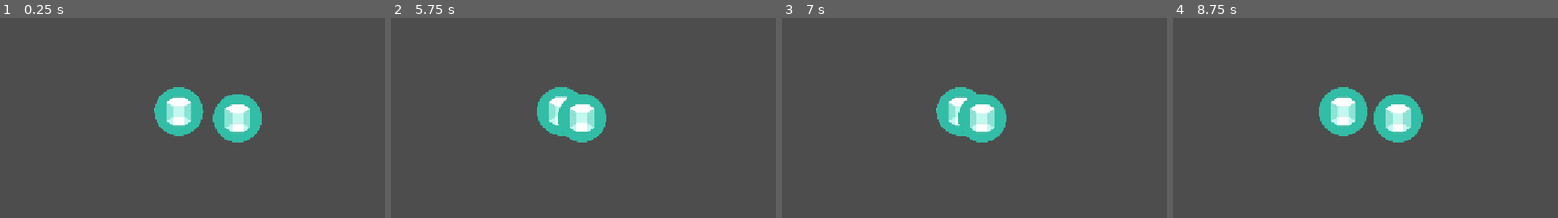
Above: before the commit, frames 1-4 (left to right).
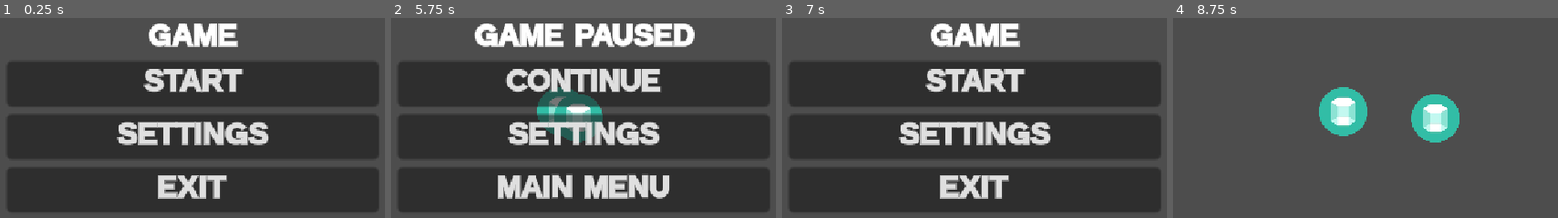
Above: after the commit, the same moments.

Repository: Oncomito/BBArsenal
Game: Godot game, scene res://scenes/ui/main_menu.tscn
Same seed, same stepped clock (60 frames per second), same inputs: the game is played once before the commit and once after it. Before the commit the project starts from res://scenes/levels/test.tscn.
Inputs (mouse positions are in pixels of both pictures, inside the frame that each line leads up to):
- Up to frame 1 (0.25 s): no input
- Up to frame 2 (5.75 s): click (583, 136) at 0.5 s, where only the run after the commit has a clickable "Settings"; click (583, 84) at 1.25 s, where only the run after the commit has a clickable "Start"; tap Enter at 2 s; hold D (right) 2.03-2.78 s; hold S (down) 2.78-3.53 s; hold D (right) 3.53-4.28 s; hold W (up) 4.28-5.03 s; hold A (left) from 5.03 s (still down); tap Escape (esc, bound only after the commit) at 5.65 s
- Up to frame 3 (7 s): release A (left) at 5.75 s; click (974, 136) at 5.75 s, where only the run after the commit has a clickable "Settings"; click (974, 190) at 6.5 s, where only the run after the commit has a clickable "main menu"
- Up to frame 4 (8.75 s): click (1365, 84) at 7.25 s, where only the run after the commit has a clickable "Start"; tap Space at 8 s; hold A (left) from 8.03 s (still down)

The runs differ from the first frame. In frame 1, 66% of the frame differs, in the area x 1-99%, y 2-97%; in frame 2, 67%; in frame 3, 65%; in frame 4, 4.2%.

Commit message:
adding ui flow for main menu, pause menu

Diff:
--- a/project.godot
+++ b/project.godot
@@ -11,7 +11,7 @@
 [application]
 
 config/name="HavenJakarta"
-run/main_scene="uid://daskyjqr2is1c"
+run/main_scene="uid://bksj36gmlk3m2"
 config/features=PackedStringArray("4.7", "GL Compatibility")
 config/icon="res://icon.svg"
 
@@ -51,6 +51,11 @@
 "events": [Object(InputEventKey,"resource_local_to_scene":false,"resource_name":"","device":-1,"window_id":0,"alt_press …(192 unchanged characters)…
 ]
 }
+esc={
+"deadzone": 0.2,
+"events": [Object(InputEventKey,"resource_local_to_scene":false,"resource_name":"","device":-1,"window_id":0,"alt_pressed":false,"shift_pressed":false,"ctrl_pressed":false,"meta_pressed":false,"pressed":false,"keycode":0,"physical_keycode":4194305,"key_label":0,"unicode":0,"location":0,"echo":false,"script":null)
+]
+}
 
 [physics]
 
--- a/scenes/main/main.tscn
+++ b/scenes/main/main.tscn
@@ -1,7 +1,14 @@
 [gd_scene format=3 uid="uid://bgduf0ytwfbg5"]
+
+[ext_resource type="PackedScene" uid="uid://c4ryo5ntc7v3g" path="res://scenes/ui/pause_menu.tscn" id="1_hyk8p"]
+[ext_resource type="PackedScene" uid="uid://dj4um17nwfj2p" path="res://scenes/main/test.tscn" id="1_iuonh"]
 
 [node name="main" type="Node2D" unique_id=1102324276]
 
 [node name="Levels" type="Node2D" parent="." unique_id=53004094]
 
+[node name="Test" parent="Levels" unique_id=765046646 instance=ExtResource("1_iuonh")]
+
 [node name="UI" type="CanvasLayer" parent="." unique_id=593122492]
+
+[node name="PauseMenu" parent="UI" unique_id=2017265473 instance=ExtResource("1_hyk8p")]
--- a/scenes/ui/main_menu.gd
+++ b/scenes/ui/main_menu.gd
@@ -2,15 +2,15 @@
 
 const main_scene: String = "res://scenes/main/main.tscn"
 
-@onready var start_button: Button = $VBoxContainer/StartButton
-@onready var settings_button: Button = $VBoxContainer/SettingsButton
-@onready var exit_button: Button = $VBoxContainer/ExitButton
 
 # Called when the node enters the scene tree for the first time.
 func _ready() -> void:
-	pass # Replace with function body.
+	get_tree().paused = false
 
 
-# Called every frame. 'delta' is the elapsed time since the previous frame.
-func _process(delta: float) -> void:
-	pass
+func _on_start_pressed() -> void:
+	get_tree().change_scene_to_file(main_scene)
+func _on_settings_pressed() -> void:
+	print("Open settings menu here")
+func _on_exit_pressed() -> void:
+	get_tree().quit()
--- a/scenes/ui/main_menu.tscn
+++ b/scenes/ui/main_menu.tscn
@@ -56,3 +56,7 @@
 layout_mode = 2
 theme_override_fonts/font = ExtResource("1_rxvc7")
 text = "exit"
+
+[connection signal="pressed" from="VBoxContainer/Start" to="." method="_on_start_pressed"]
+[connection signal="pressed" from="VBoxContainer/Settings" to="." method="_on_settings_pressed"]
+[connection signal="pressed" from="VBoxContainer/Exit" to="." method="_on_exit_pressed"]
--- /dev/null
+++ b/scenes/ui/pause_menu.gd
@@ -0,0 +1,30 @@
+extends Control
+
+const main_menu_scene: String = "res://scenes/ui/main_menu.tscn"
+
+# Called when the node enters the scene tree for the first time.
+func _ready() -> void:
+	visible = false
+	process_mode = Node.PROCESS_MODE_ALWAYS
+
+func toggle_pause() -> void:
+	var is_paused: bool = not get_tree().paused
+	get_tree().paused = is_paused
+	visible = is_paused
+
+func _unhandled_input(event: InputEvent) -> void:
+	# Uses the "esc" action already configured in your project.godot
+	if event.is_action_pressed("esc"):
+		toggle_pause()
+		get_viewport().set_input_as_handled()
+
+
+func _on_continue_pressed() -> void:
+	toggle_pause()
+
+func _on_settings_pressed() -> void:
+	print("settings button pressed")
+
+func _on_main_menu_pressed() -> void:
+	get_tree().paused = false
+	get_tree().change_scene_to_file(main_menu_scene)
--- a/scenes/ui/pause_menu.tscn
+++ b/scenes/ui/pause_menu.tscn
@@ -1,31 +1,22 @@
-[gd_scene format=3 uid="uid://bksj36gmlk3m2"]
+[gd_scene format=3 uid="uid://c4ryo5ntc7v3g"]
 
+[ext_resource type="Script" uid="uid://coqepklf66jl2" path="res://scenes/ui/pause_menu.gd" id="1_0lmf7"]
 [ext_resource type="FontFile" uid="uid://rj7dwdgpy2oc" path="res://assets/fonts/Sandra.ttf" id="1_rxvc7"]
 
-[sub_resource type="FontVariation" id="FontVariation_jcdy3"]
+[sub_resource type="FontVariation" id="FontVariation_6tw0m"]
 base_font = ExtResource("1_rxvc7")
 
-[node name="PauseMenu" type="Control" unique_id=1317546458]
-texture_filter = 3
+[node name="PauseMenu" type="Control" unique_id=2017265473]
+process_mode = 3
 layout_mode = 3
 anchors_preset = 15
 anchor_right = 1.0
 anchor_bottom = 1.0
 grow_horizontal = 2
 grow_vertical = 2
+script = ExtResource("1_0lmf7")
 
-[node name="HBoxContainer" type="HBoxContainer" parent="." unique_id=639094250]
-layout_mode = 1
-anchors_preset = -1
-anchor_right = 1.0
-anchor_bottom = 0.88900006
-offset_left = -3.0
-offset_top = 71.0
-offset_right = -6.0
-offset_bottom = 70.92798
-alignment = 1
-
-[node name="VBoxContainer" type="VBoxContainer" parent="." unique_id=960341568]
+[node name="VBoxContainer" type="VBoxContainer" parent="." unique_id=136006360]
 layout_mode = 0
 offset_left = 304.0
 offset_top = 10.0
@@ -34,23 +25,27 @@
 scale = Vector2(3, 3)
 alignment = 1
 
-[node name="Game" type="Label" parent="VBoxContainer" unique_id=546445225]
+[node name="Game" type="Label" parent="VBoxContainer" unique_id=2020790400]
 layout_mode = 2
 theme_override_fonts/font = ExtResource("1_rxvc7")
-text = "Game"
+text = "Game Paused"
 horizontal_alignment = 1
 
-[node name="Button" type="Button" parent="VBoxContainer" unique_id=419441130]
+[node name="Continue" type="Button" parent="VBoxContainer" unique_id=1218565675]
 layout_mode = 2
-theme_override_fonts/font = SubResource("FontVariation_jcdy3")
-text = "Start"
+theme_override_fonts/font = SubResource("FontVariation_6tw0m")
+text = "Continue"
 
-[node name="Button2" type="Button" parent="VBoxContainer" unique_id=777538815]
+[node name="Settings" type="Button" parent="VBoxContainer" unique_id=136314136]
 layout_mode = 2
 theme_override_fonts/font = ExtResource("1_rxvc7")
 text = "Settings"
 
-[node name="Button3" type="Button" parent="VBoxContainer" unique_id=260376871]
+[node name="MainMenu" type="Button" parent="VBoxContainer" unique_id=176293138]
 layout_mode = 2
 theme_override_fonts/font = ExtResource("1_rxvc7")
-text = "exits"
+text = "main menu"
+
+[connection signal="pressed" from="VBoxContainer/Continue" to="." method="_on_continue_pressed"]
+[connection signal="pressed" from="VBoxContainer/Settings" to="." method="_on_settings_pressed"]
+[connection signal="pressed" from="VBoxContainer/MainMenu" to="." method="_on_main_menu_pressed"]
--- a/scripts/autoload/audio_manager.gd
+++ b/scripts/autoload/audio_manager.gd
@@ -0,0 +1 @@
+extends Node
--- a/scripts/autoload/game_manager.gd
+++ b/scripts/autoload/game_manager.gd
@@ -0,0 +1 @@
+extends Node
Not shown, added: scenes/ui/pause_menu.gd.uid
